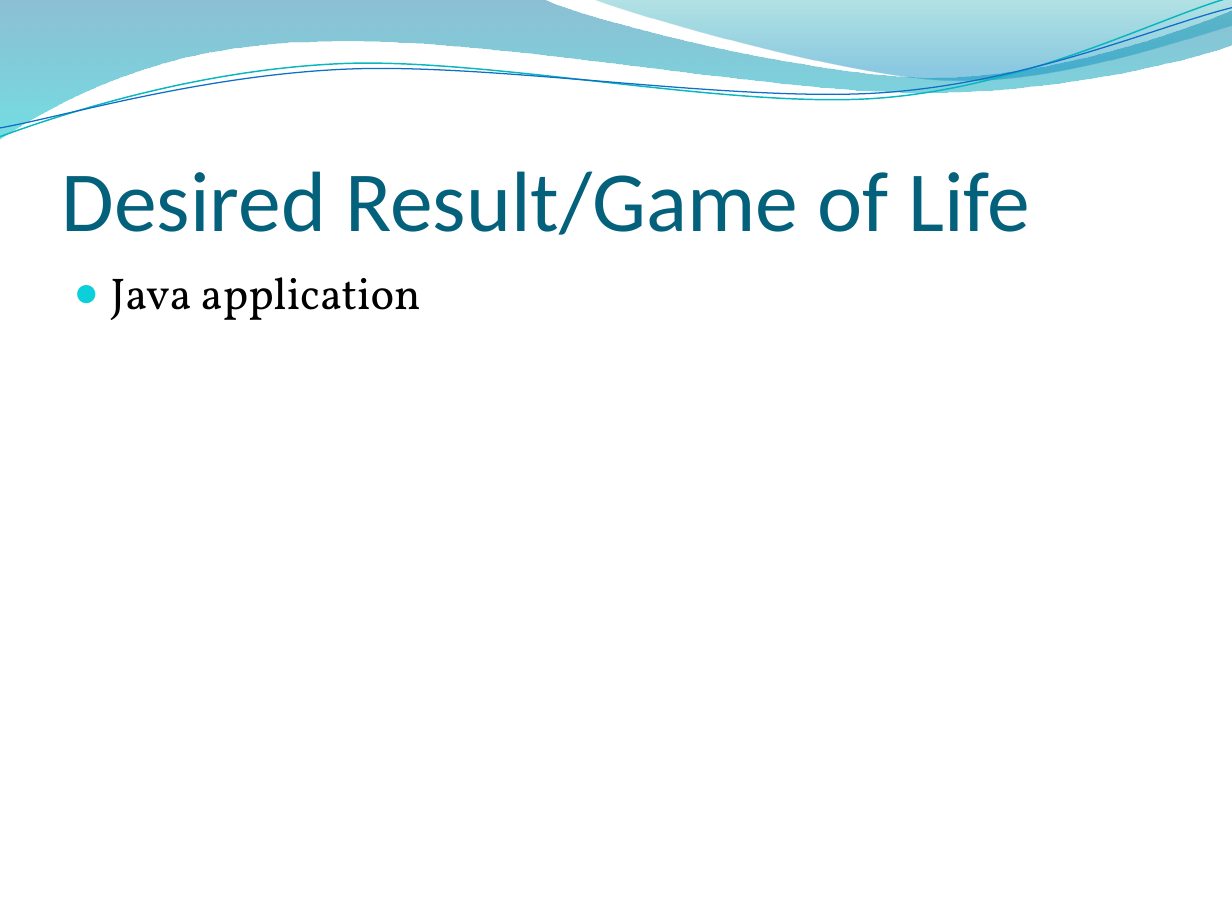
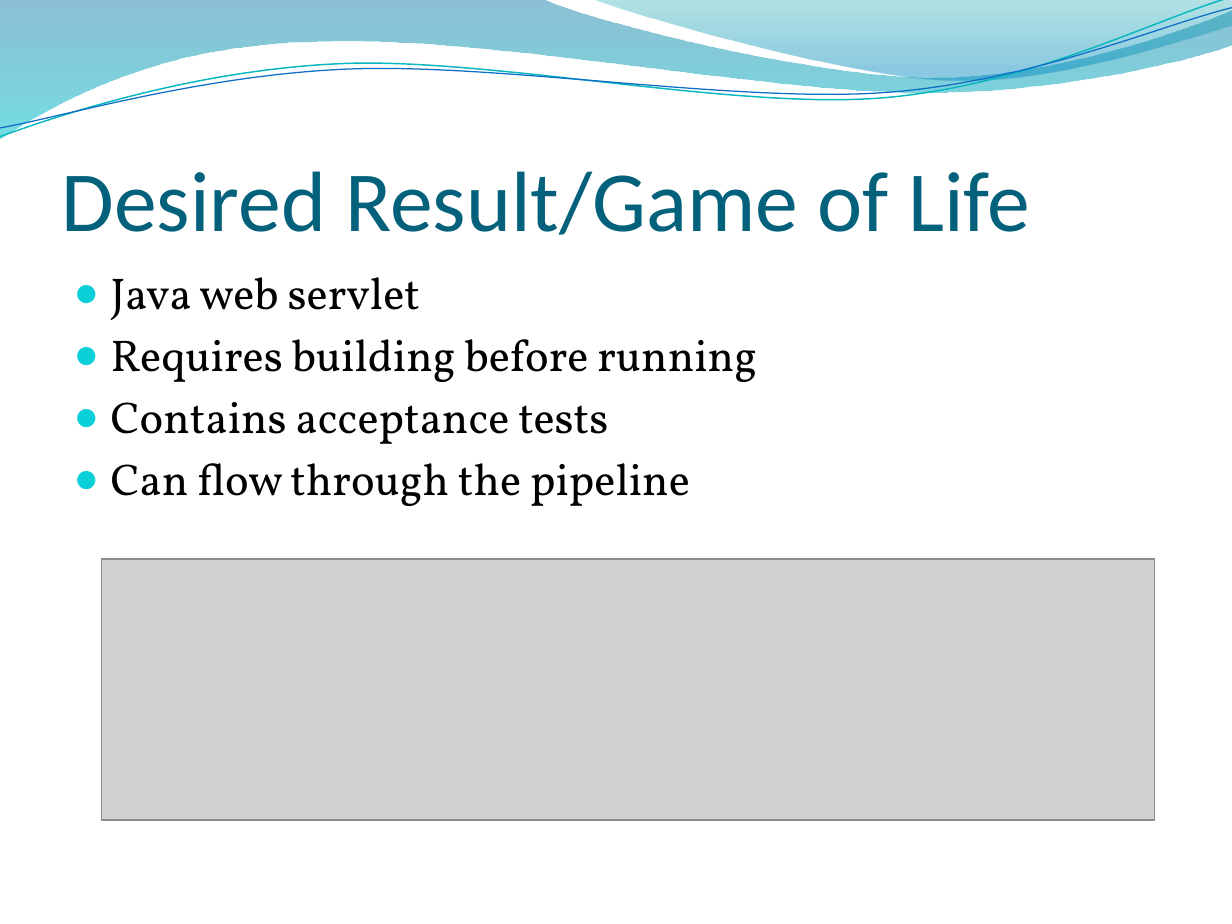
Before and after one commit to Brad94/Team2CIProject, a slide deck: slide 14 of Presentation.pptx (slide 13 before the commit). Drawn at 1232x924 pixels with LibreOffice and Linux fonts; fonts in the diff are those of the drawing; grey boxes stand for pictures; background and template pictures are left out. Boxes give left, top, right and bottom in pixels: in the first picture for what was removed or moved away, otherwise in the second. Text is boxed around its words. In the diff, an @@ line names an element or a change of style, - is before the commit and + after.

```diff
--- a/Presentation.pptx
+++ b/Presentation.pptx
@@ text at (x1=111, y1=277, x2=757, y2=506): text changed @@
-● Java application
+● Java web servlet
+● Requires building before running
+● Contains acceptance tests
+● Can flow through the pipeline
@@ picture added at (x1=102, y1=559, x2=1156, y2=821) @@
```
Also in this commit, not shown: 8 other slides changed, 5 slides added.
